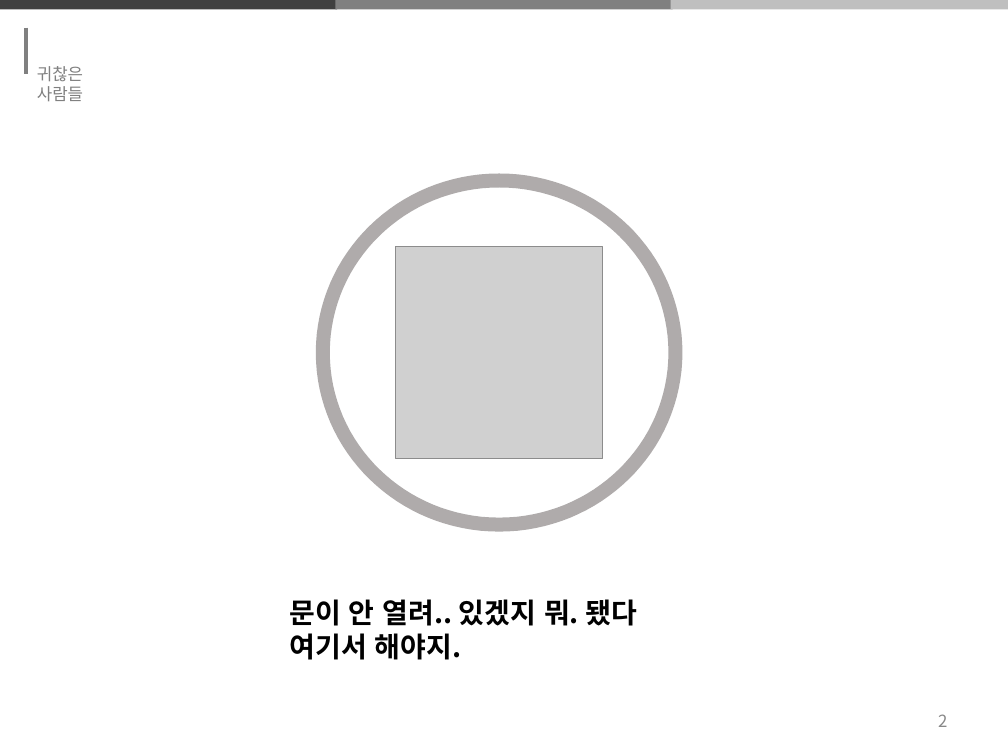
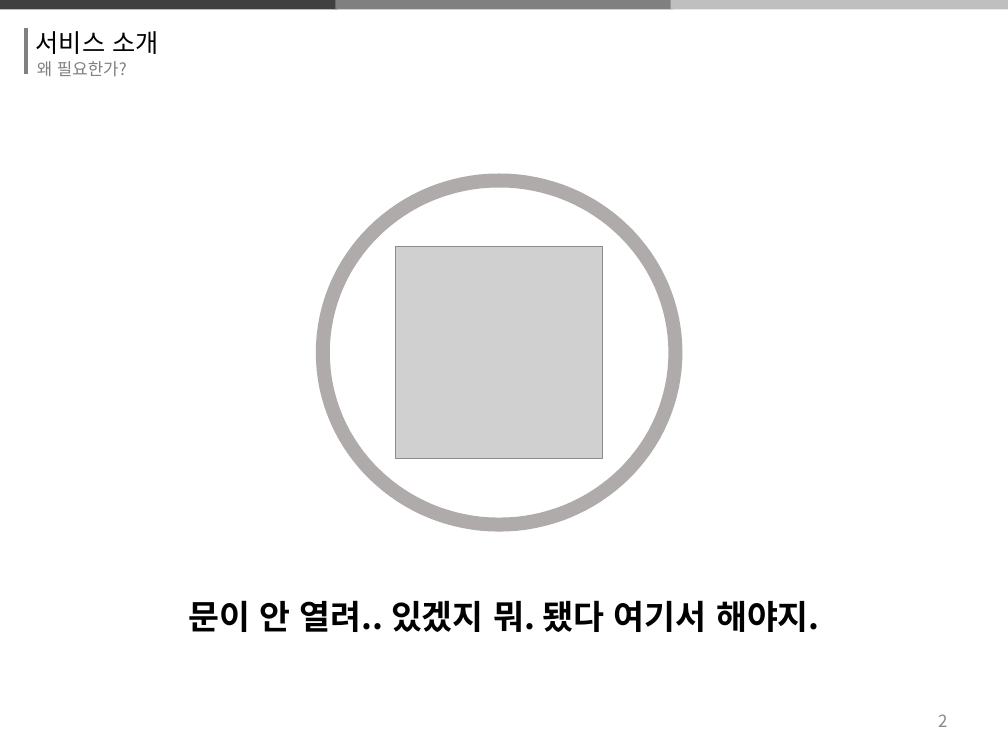
Before and after one commit to thrk941106/2018system_programming, a slide deck: slide 6 of 시프ppt 제작중.pptx. Drawn at 1008x756 pixels with LibreOffice and Linux fonts; fonts in the diff are those of the drawing; grey boxes stand for pictures. Boxes give left, top, right and bottom in pixels: in the first picture for what was removed or moved away, otherwise in the second. Text is boxed around its words. In the diff, an @@ line names an element or a change of style, - is before the commit and + after.

```diff
--- a/시프ppt 제작중.pptx
+++ b/시프ppt 제작중.pptx
@@ text added at (36,31,158,54), 18 pt, text #000000 @@
+서비스 소개
@@ text removed at (37,66,83,101) @@
-귀찮은 사람들
@@ text added at (37,61,127,76), 12 pt, text #808080 @@
+왜 필요한가?
@@ text "문이 안 열려.. 있겠지 뭐. ...": place and size @@
-text "문이 안 열려.. 있겠지 뭐. ..." at (290,599,637,660)
+text "문이 안 열려.. 있겠지 뭐. ..." at (188,600,820,632)
@@ text "문이 안 열려.. 있겠지 뭐. ..." at (188,600,820,632): size 20 to 24 pt; alignment left to centre @@
```
Also in this commit, not shown: 16 other slides changed, 4 slides added, 3 slides removed.
